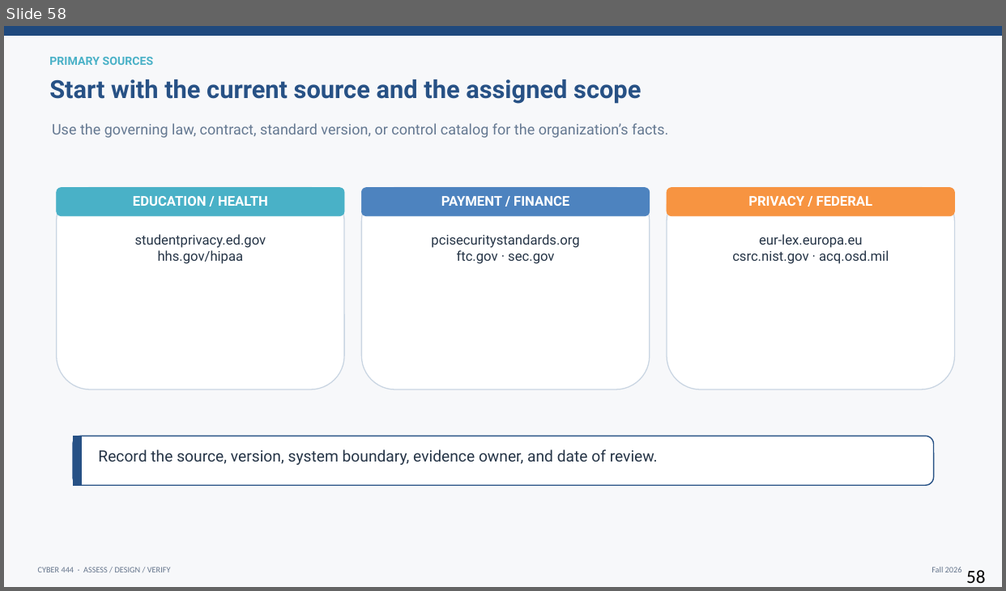
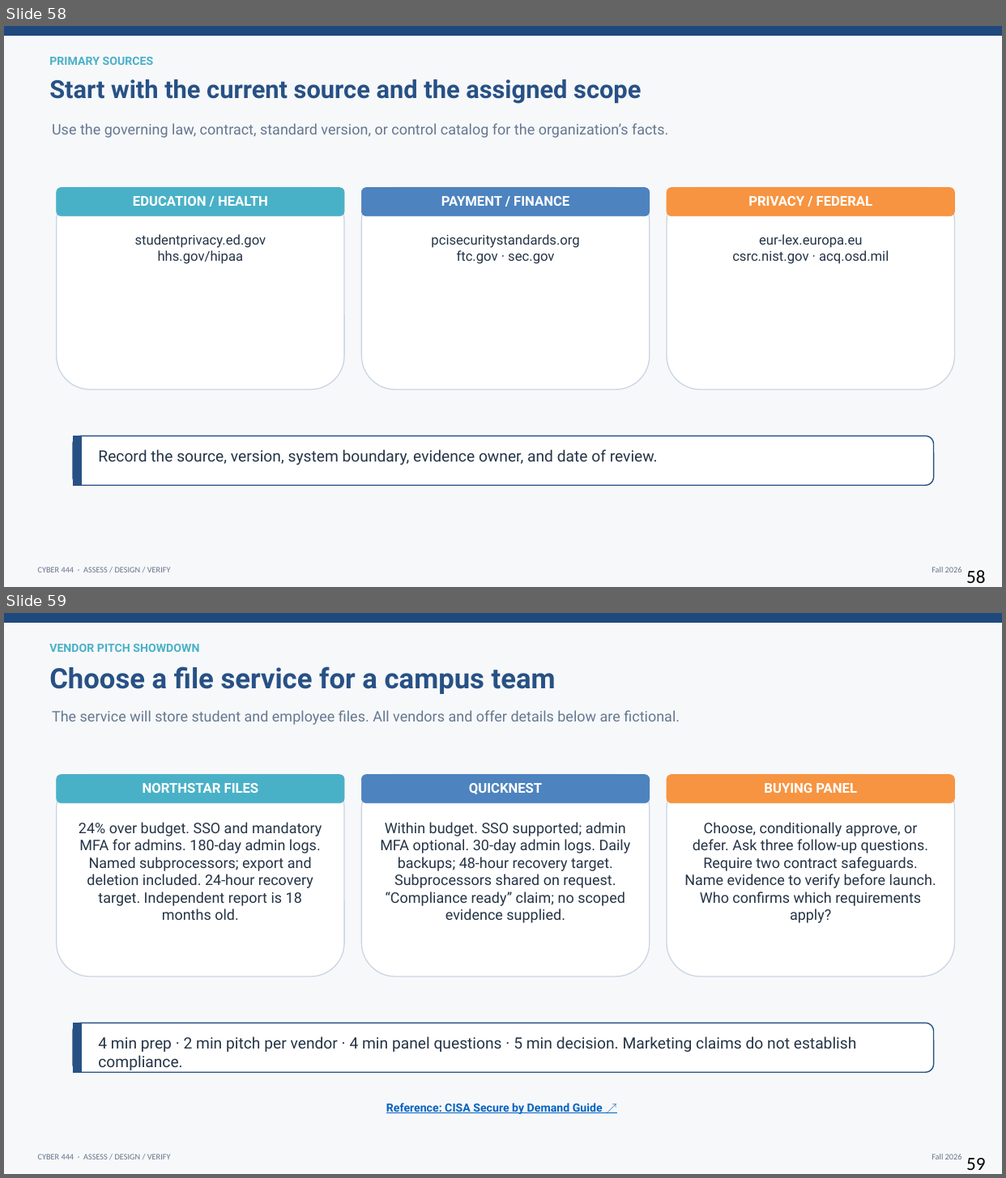
Before and after one commit to BYU-CYBER-444/byu-cyber-444.github.io, a slide deck: lectures/CYBER444_Week09_CIS_STIG_and_Compliance.pptx. Shown one above the other, each under a label of ours: slide 58 before the commit, slides 58 and 59 after it. The pictures are 1006x591 and 1006x1178 pixels, drawn with LibreOffice and Linux fonts; fonts in the diff are those of the drawing. Boxes give left, top, right and bottom in pixels: in the first picture for what was removed or moved away, otherwise in the second. Text is boxed around its words. In the diff, an @@ line names an element or a change of style, - is before the commit and + after.

```diff
--- a/lectures/CYBER444_Week09_CIS_STIG_and_Compliance.pptx
+++ b/lectures/CYBER444_Week09_CIS_STIG_and_Compliance.pptx
@@ slide 59 added at (x1=4, y1=613, x2=1002, y2=1174), background #F7F8FA; not listed: 3 template elements that a slide beside it also shows @@
@@ text added at (x1=49, y1=644, x2=199, y2=652), 11 pt, text #49B1C7, bold @@
+VENDOR PITCH SHOWDOWN
@@ text added at (x1=49, y1=666, x2=556, y2=694), 27 pt, text #275185, bold @@
+Choose a file service for a campus team
@@ text added at (x1=52, y1=710, x2=680, y2=725), 14 pt, text #647891 @@
+The service will store student and employee files. All vendors and offer details below are fictional.
@@ rounded rectangle added at (x1=57, y1=775, x2=345, y2=977), fill #FFFFFF, outline #C9D5E2 1 pt @@
@@ rounded rectangle added at (x1=57, y1=775, x2=345, y2=803), fill #49B1C7, outline #49B1C7 0.5 pt @@
@@ rounded rectangle added at (x1=362, y1=775, x2=650, y2=977), fill #FFFFFF, outline #C9D5E2 1 pt @@
@@ rounded rectangle added at (x1=362, y1=775, x2=650, y2=803), fill #4D83BF, outline #4D83BF 0.5 pt @@
@@ rounded rectangle added at (x1=667, y1=775, x2=955, y2=977), fill #FFFFFF, outline #C9D5E2 1 pt @@
@@ rounded rectangle added at (x1=667, y1=775, x2=955, y2=803), fill #F79441, outline #F79441 0.5 pt @@
@@ text added at (x1=143, y1=783, x2=259, y2=793), 13 pt, text #FFFFFF, bold @@
+NORTHSTAR FILES
@@ text added at (x1=469, y1=783, x2=542, y2=794), 13 pt, text #FFFFFF, bold @@
+QUICKNEST
@@ text added at (x1=764, y1=783, x2=857, y2=793), 13 pt, text #FFFFFF, bold @@
+BUYING PANEL
@@ text added at (x1=79, y1=822, x2=322, y2=920), 14 pt, text #253446 @@
+24% over budget. SSO and mandatory MFA for admins. 180-day admin logs. Named subprocessors; export and deletion included. 24-hour recovery target. Independent report is 18 months old.
@@ text added at (x1=380, y1=822, x2=631, y2=923), 14 pt, text #253446 @@
+Within budget. SSO supported; admin MFA optional. 30-day admin logs. Daily backups; 48-hour recovery target. Subprocessors shared on request. “Compliance ready” claim; no scoped evidence supplied.
@@ text added at (x1=684, y1=822, x2=936, y2=923), 14 pt, text #253446 @@
+Choose, conditionally approve, or defer. Ask three follow-up questions. Require two contract safeguards. Name evidence to verify before launch. Who confirms which requirements apply?
@@ rounded rectangle added at (x1=73, y1=1023, x2=934, y2=1072), fill #FFFFFF, outline #275185 1.1 pt @@
@@ rectangle added at (x1=73, y1=1023, x2=81, y2=1072), fill #275185, outline #275185 0.5 pt @@
@@ text added at (x1=98, y1=1037, x2=857, y2=1071), 15 pt, text #253446 @@
+4 min prep · 2 min pitch per vendor · 4 min panel questions · 5 min decision. Marketing claims do not establish compliance.
@@ text added at (x1=386, y1=1103, x2=603, y2=1114), 11 pt, text #0563C1, bold, underline @@
+Reference: CISA Secure by Demand Guide ↗
@@ text added at (x1=966, y1=1158, x2=985, y2=1170), 18 pt, text #000000 @@
+59
```
Also in this commit, not shown: 2 other slides added, 9 other files.
